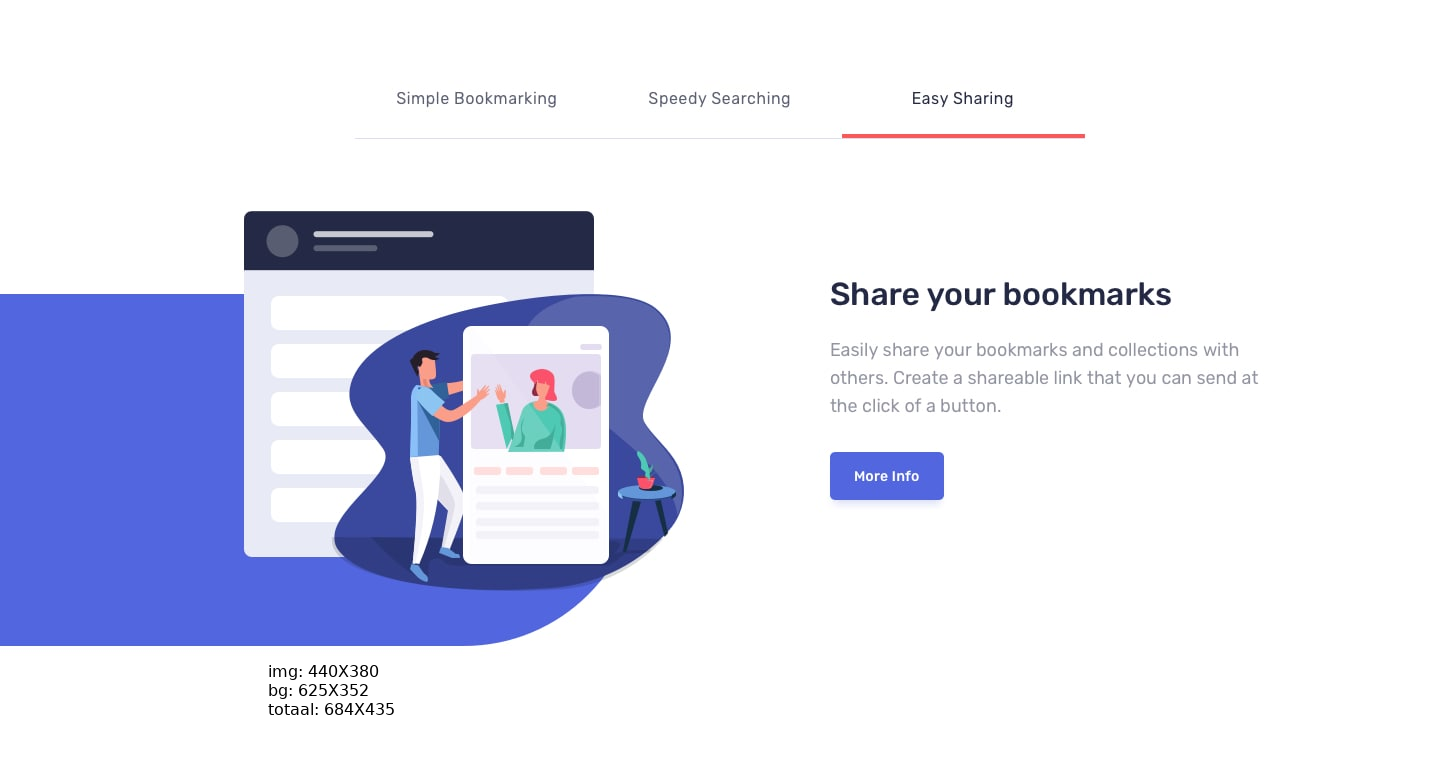
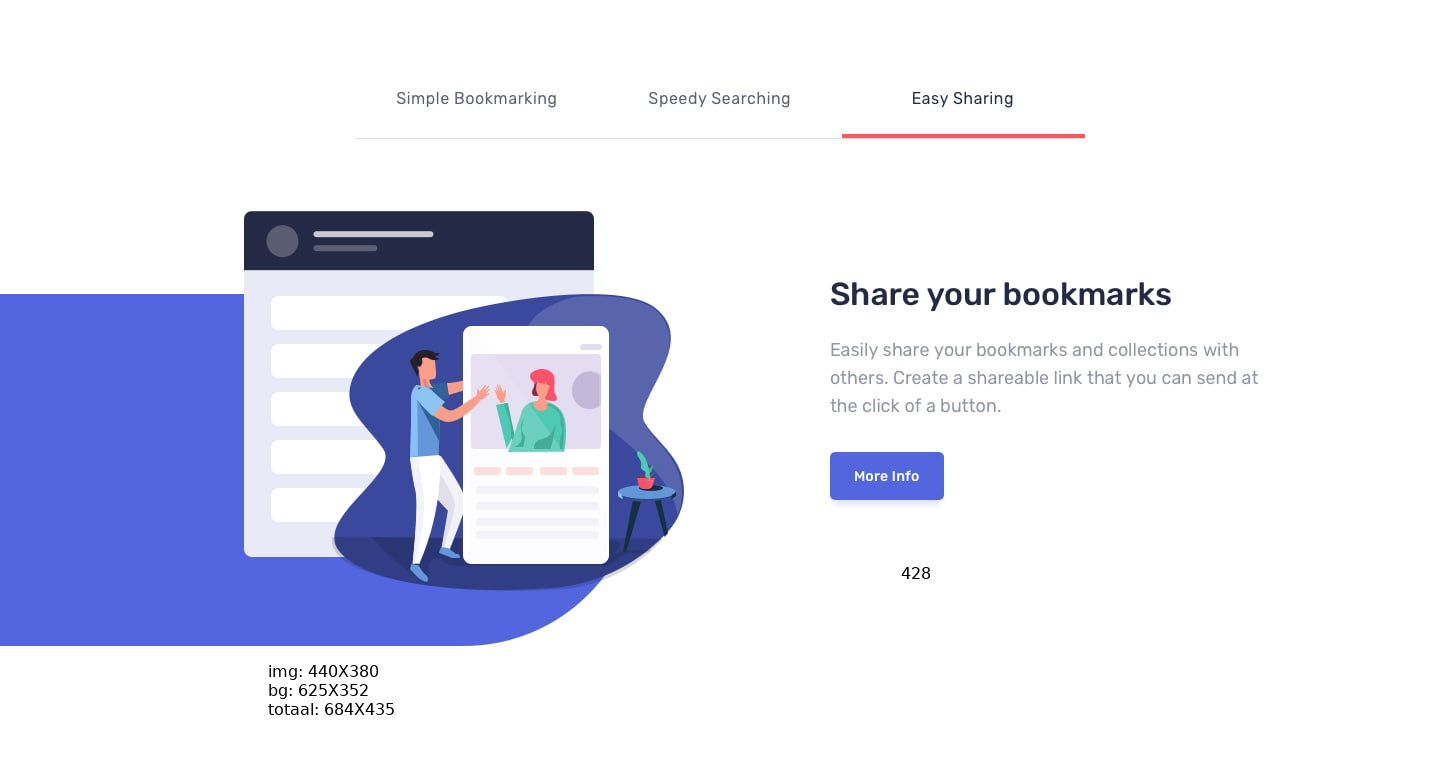
Layered file, before and after one edit (1440×768). Changes by layer:
added layer "428 ..." above "img: 440X380 ..." over [901, 567, 931, 579]
